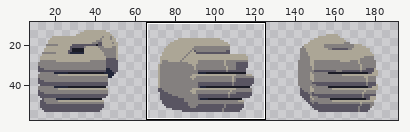
One commit to this sprite sheet: Project/Resource/Texture/Boss/Colossus/ColossusHand.png. Above, an overview of the earlier version with the close-up marked.
Close-up. Old version:
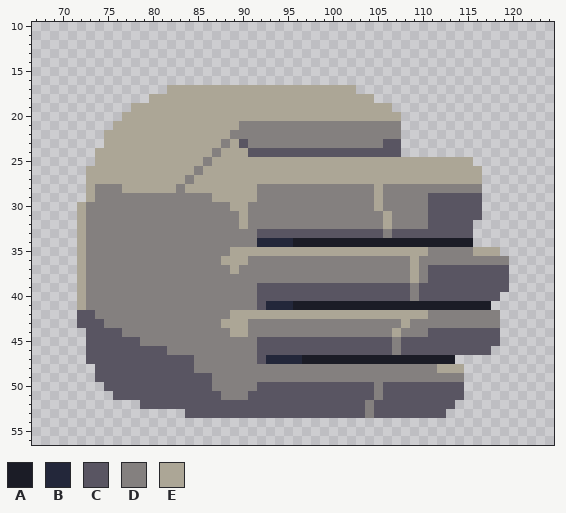
The file is 196x64 pixels. Shown: x 67..124, y 10..56. The wide view leaves out empty margins. The commit also changed other parts of the picture, which this record leaves out.
Palette (. is transparent): A #1b1c26  B #23273a  C #595562  D #84807f  E #aca696
Pixels before (only the part around the change), first column x 67:
10 ..........................................................
11 ..........................................................
12 ..........................................................
13 ..........................................................
14 ..........................................................
15 ..........................................................
16 ..........................................................
17 ...............EEEEEEEEEEEEEEEEEEEEE......................
18 .............EEEEEEEEEEEEEEEEEEEEEEEEE....................
19 ...........EEEEEEEEEEEEEEEEEEEEEEEEEEEEE..................
20 ..........EEEEEEEEEEEEEEEEEEEEEEEEEEEEEEE.................
21 .........EEEEEEEEEEEEEEDDDDDDDDDDDDDDDDDD.................
22 ........EEEEEEEEEEEEEEDDDDDDDDDDDDDDDDDDD.................
23 ........EEEEEEEEEEEEEDECDDDDDDDDDDDDDDDCC.................
24 .......EEEEEEEEEEEEEDEEECCCCCCCCCCCCCCCCC.................
25 .......EEEEEEEEEEEEDEEEEEEEEEEEEEEEEEEEEEEEEEEEEE.........
26 ......EEEEEEEEEEEEDEEEEEEEEEEEEEEEEEEEEEEEEEEEEEEE........
27 ......EEEEEEEEEEEDEEEEEEEEEEEEEEEEEEEEEEEEEEEEEEEE........
28 ......EDDDEEEEEEDEEEEEEEEDDDDDDDDDDDDDEDDDDDDDDDDD........
29 ......EDDDDDDDDDDDDDEEEEEDDDDDDDDDDDDDEDDDDDCCCCCC........
30 .....EDDDDDDDDDDDDDDDDEEDDDDDDDDDDDDDDEDDDDDCCCCCC........
31 .....EDDDDDDDDDDDDDDDDDEDDDDDDDDDDDDDDDEDDDDCCCCCC........
32 .....EDDDDDDDDDDDDDDDDDEDDDDDDDDDDDDDDDEDDDDCCCCC.........
33 .....EDDDDDDDDDDDDDDDDDDDCCCCCCCCCCCCCCDCCCCCCCCC.........
34 .....EDDDDDDDDDDDDDDDDDDDBBBBAAAAAAAAAAAAAAAAAAAA.........
35 .....EDDDDDDDDDDDDDDDDEEEEEEEEEEEEEEEEEEEEEEDDDDDEEE......
36 .....EDDDDDDDDDDDDDDDEEEDDDDDDDDDDDDDDDDDDEDDDDDDDDDD.....
37 .....EDDDDDDDDDDDDDDDDEDDDDDDDDDDDDDDDDDDDEDCCCCCCCCC.....
38 .....EDDDDDDDDDDDDDDDDDDDDDDDDDDDDDDDDDDDDEDCCCCCCCCC.....
39 .....EDDDDDDDDDDDDDDDDDDDCCCCCCCCCCCCCCCCCDCCCCCCCCCC.....
40 .....EDDDDDDDDDDDDDDDDDDDCCCCCCCCCCCCCCCCCDCCCCCCCCC......
41 .....EDDDDDDDDDDDDDDDDDDDCBBBAAAAAAAAAAAAAAAAAAAAAA.......
42 .....CCDDDDDDDDDDDDDDDEEEEEEEEEEEEEEEEEEEEEEDDDDDDDD......
43 .....CCCDDDDDDDDDDDDDEEEDDDDDDDDDDDDDDDDDEDDDDDDDDDD......
44 ......CCCCDDDDDDDDDDDDEEDDDDDDDDDDDDDDDDEDDDCCCCCCCC......
45 ......CCCCCCDDDDDDDDDDDDDCCCCCCCCCCCCCCCDCCCCCCCCCCC......
46 ......CCCCCCCCCDDDDDDDDDDCCCCCCCCCCCCCCCDCCCCCCCCCC.......
47 ......CCCCCCCCCCCCDDDDDDDCBBBBAAAAAAAAAAAAAAAAA...........
48 .......CCCCCCCCCCCDDDDDDDDDDDDDDDDDDDDDDDDDDDEEE..........
49 .......CCCCCCCCCCCCCDDDDDDDDDDDDDDDDDDDDDDDDDDDD..........
50 ........CCCCCCCCCCCCDDDDDCCCCCCCCCCCCCDCCCCCCCCC..........
51 .........CCCCCCCCCCCCDDDCCCCCCCCCCCCCCDCCCCCCCCC..........
52 ............CCCCCCCCCCCCCCCCCCCCCCCCCDCCCCCCCCC...........
53 .................CCCCCCCCCCCCCCCCCCCCDCCCCCCCC............
54 ..........................................................
55 ..........................................................
56 ..........................................................
After the commit:
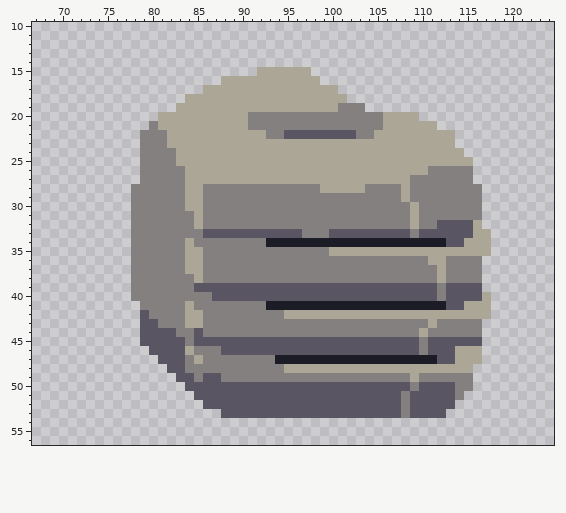
Difference:
Changed rows in their new state; - is an unchanged pixel.
first column x 72:
15 --------------------EEEEEE----------------------
16 ----------------EEEEEEEEEEE---------------------
17 ----------....---------------..-----------------
18 --------....------------------...---------------
19 ------.....------------------DDD...-------------
20 -----....----------DDDDDDDDDDDDDDD--EE----------
21 ----....D---------E---------------EEEEEE--------
22 ---....DDD-------EEEE--CCCCCCCC--EEEEEEEEE------
23 ---....DDD------E-EEEEEEEEEEEEEEEEEEEEEEEE------
24 --.....DDDD----E---EEEEEEEEEEEEEEEEEEEEEEEE-----
25 --.....DDDD---E---------------------------------
26 -......DDDDD-E-------------------------DDDDD.---
27 -......DDDDDE------------------------DDDDDDD.---
28 -.....DDDDD---DDDDDD-------EEEEE-D--E-----------
29 -.....------EE-DDDDD-------------D--E--DDDDDD---
30 ......------EE---DD--------------D---E-DDDDDD---
31 ......-------E----D---------------D--E-DDDDDD---
32 ......-------E----D---------------D--E-D----E---
33 ......--------CCCCCC-----DDD------C--D------EE--
34 ......------E-------DAAA-----------------CCEEE--
35 ......------EE---DDDDDDDDDDD-----------EEEEE--.-
36 ......------EE--DDD------------------D-EE----...
37 ......------EE---D-------------------D-DEDDDD...
38 ......-------E-----------------------D-DEDDDD...
39 ......-------CCCCCCC-----------------C--D----...
40 ......---------CCCCC-----------------C--D----E.-
41 .......-----E-------DAAA-----------------CCEEE--
42 .......C----EE---DDDDDD----------------EEEEEEE.-
43 .......CC---EE--DDD-----------------D--E-----..-
44 -......CCCC--C---DD----------------D--EDDDDDD..-
45 -......CCCCC-CCCCCCC---------------C--D------..-
46 -.......--CCE---CCCC---------------C--D---EEE.--
47 -........---DE------DDAAA---------------CCEEE---
48 --........--D----------EEEEEEEEEEEEEEEEE---E----
49 --.........--D-C---------------------E-----D----
50 ---.........---CCCCC-------------C---D----DD----
51 ----.........---CCC--------------C--D-----D-----
52 -------.......------------------C---D-----------
53 ------------....----------------C---D-----------
Pixel boxes of the changes (left, top, right, bottom) in both close-ups:
changed: (77, 67, 509, 418)
